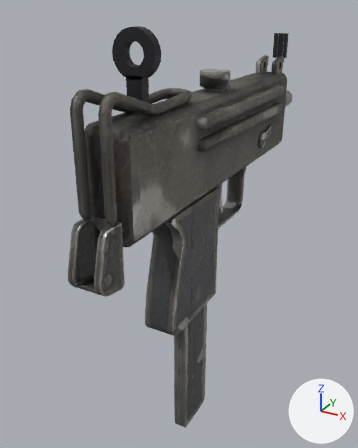
The glTF model addons/fc_weapons/assets/models/smg.glb: old version first, new version second.
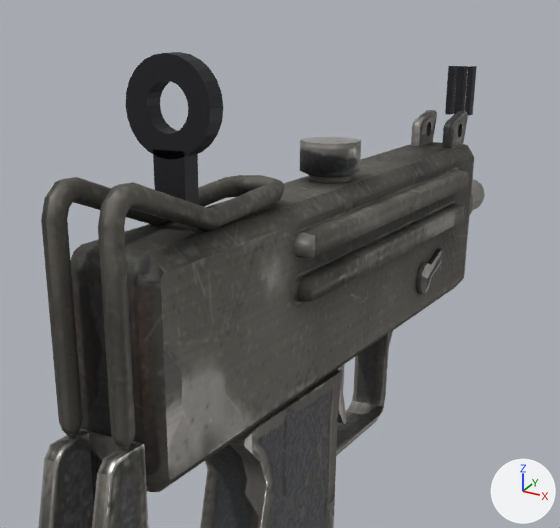
There are two pictures of each version: one whole from a camera (50 mm lens) standing at (0.126, -0.271, 0.067) and looking at (-0.022, -0.002, -0.067), one close up on the part from 14% to 92% of the width and 0% to 59% of the height. Lighting does not change. The marker at lower right points along +X, +Y and +Z. The last two pictures show the newer version. Where no turn or scale is listed for an object, it has been applied to the vertices. Vertices at exactly the same position are counted once.

In view in the first close-up: 'front_ear-1', 'front_ear1', 'front_post', 'mac10', 'mac10bt_low', 'mac10derriere_low', 'mac10rond_low', 'rear_ring', 'rear_stem' and 1 more.
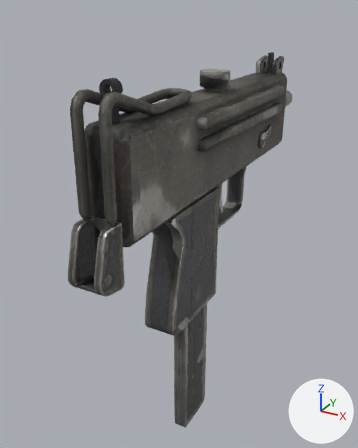
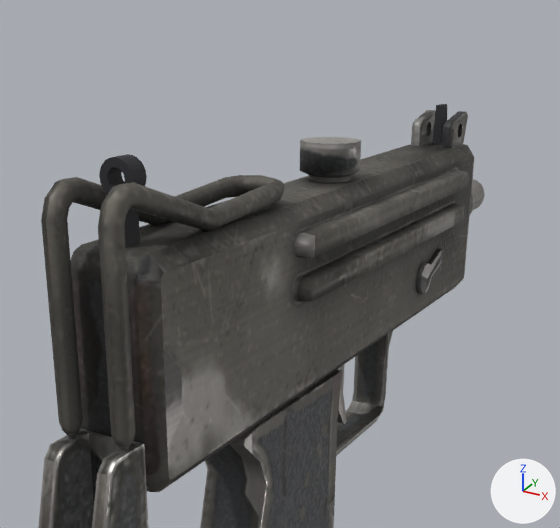
Location of each change, (x1, y1, x2, y2) in pixels of the close-ups (560 x 528 px):
'rear_ring', reshaped: before (126, 52, 223, 160); after (99, 154, 147, 194)
'rear_stem', reshaped: before (153, 149, 199, 217); after (124, 209, 140, 248)
'front_post', reshaped (7% wider, 16% shorter): before (454, 66, 468, 115); after (432, 104, 447, 145)
'front_ear-1', deleted: before (445, 66, 457, 115)
'front_ear1', deleted: before (464, 66, 477, 116)
part 1 of me_rear_stem, deleted: before (153, 149, 199, 217)
part 2 of me_rear_stem, added: after (124, 209, 140, 248)
part 3 of me_rear_ring, added: after (99, 154, 147, 194)
part 4 of me_rear_ring, deleted: before (126, 52, 223, 160)
part 5 of me_front_post, deleted: before (454, 66, 468, 115)
part 6 of me_front_post, added: after (432, 104, 447, 145)

The edits, one by one:
me_rear_stem is used by ob_rear_stem; location (0.0, 0.0, 0.0).
Verts and faces of me_rear_stem; kept vertices keep their numbers, new ones are numbered from 8.
Before the commit, vertices of me_rear_stem: 0 (-0.00412, -0.07725, 0.02452), 1 (0.00412, -0.07725, 0.02452), 2 (0.00412, -0.07725, 0.03941), 3 (-0.00412, -0.07725, 0.03941), 4 (-0.00412, -0.08275, 0.02452) at pixel (155, 216).
Before the commit, vertices of me_rear_stem: 5 (0.00412, -0.08275, 0.02452), 6 (0.00412, -0.08275, 0.03941) at pixel (184, 151), 7 (-0.00412, -0.08275, 0.03941) at pixel (152, 149).
me_rear_stem had 8 vertices, 12 faces and spanned x -0.00412..0.00412, y -0.08275..-0.07725, z 0.02452..0.03941.
me_rear_stem now has 8 vertices, 12 faces and spans x -0.0014..0.0014, y -0.103..-0.097, z 0.0212..0.0325.
Part 1, on me_rear_stem:
Vertices deleted: 0 to 7 (with the faces that use them).
Part 2, on me_rear_stem:
New vertex 8 is at (-0.0014, -0.097, 0.0212).
New vertex 9 is at (-0.0014, -0.103, 0.0212).
New vertex 10 is at (-0.0014, -0.103, 0.0325).
New vertex 11 is at (-0.0014, -0.097, 0.0325).
New vertices 12 to 15 stand at vertices 8 to 11, in that order, plus (0.0028, 0.0, 0.0).
New faces: (8, 12, 13), (8, 13, 9), (10, 14, 15), (10, 15, 11), (11, 15, 12), (8, 11, 12).
New faces: (13, 15, 14), (12, 15, 13), (9, 14, 10), (9, 13, 14), (8, 10, 11), (8, 9, 10).
me_rear_ring is used by ob_rear_ring; location (0.0, 0.0, 0.0).
me_rear_ring had 96 vertices, 192 faces and spanned x -0.011..0.011, y -0.0828..-0.0772, z 0.0374..0.0594.
me_rear_ring now has 112 vertices, 224 faces and spans x -0.0042..0.0042, y -0.1025..-0.0975, z 0.0318..0.0402.
me_rear_ring part 3: 112 vertices added at x -0.0042..0.0042, y -0.1025..-0.0975, z 0.0318..0.0402.
me_rear_ring part 4: 96 vertices removed from x -0.011..0.011, y -0.0828..-0.0772, z 0.0374..0.0594.
me_front_post is used by ob_front_post; location (0.0, 0.0, 0.0).
Verts and faces of me_front_post; kept vertices keep their numbers, new ones are numbered from 8.
Before the commit, vertices of me_front_post: 0 (-0.0014, 0.1221, 0.0309), 1 (0.0014, 0.1221, 0.0309), 2 (0.0014, 0.1221, 0.0484) at pixel (467, 65), 3 (-0.0014, 0.1221, 0.0484) at pixel (460, 65), 4 (-0.0014, 0.1179, 0.0309) at pixel (453, 114).
Before the commit, vertices of me_front_post: 5 (0.0014, 0.1179, 0.0309), 6 (0.0014, 0.1179, 0.0484) at pixel (464, 66), 7 (-0.0014, 0.1179, 0.0484) at pixel (457, 66).
me_front_post had 8 vertices, 12 faces and spanned x -0.0014..0.0014, y 0.1179..0.1221, z 0.0309..0.0484.
me_front_post now has 8 vertices, 12 faces and spans x -0.0016..0.0016, y 0.096..0.104, z 0.0212..0.036.
Part 5, on me_front_post:
Vertices deleted: 0 to 7 (with the faces that use them).
Part 6, on me_front_post:
New vertex 8 is at (-0.0016, 0.104, 0.0212).
New vertex 9 is at (0.0016, 0.104, 0.0212).
New vertex 10 is at (0.0016, 0.096, 0.0212).
New vertex 11 is at (-0.0016, 0.096, 0.0212).
New vertex 12 is at (-0.0011, 0.096, 0.036), pixel (436, 105).
New vertex 13 is at (0.0011, 0.096, 0.036), pixel (441, 105).
New vertex 14 is at (0.0011, 0.102, 0.036), pixel (447, 104).
New vertex 15 is at (-0.0011, 0.102, 0.036), pixel (441, 103).
New faces: (8, 9, 10), (8, 10, 11), (12, 13, 14), (12, 14, 15), (9, 15, 14), (8, 15, 9).
New faces: (10, 14, 13), (9, 14, 10), (11, 13, 12), (10, 13, 11), (8, 12, 15), (8, 11, 12).
Object 'front_ear-1' (ob_front_ear_1) is deleted.
Object 'front_ear1' (ob_front_ear1) is deleted.
